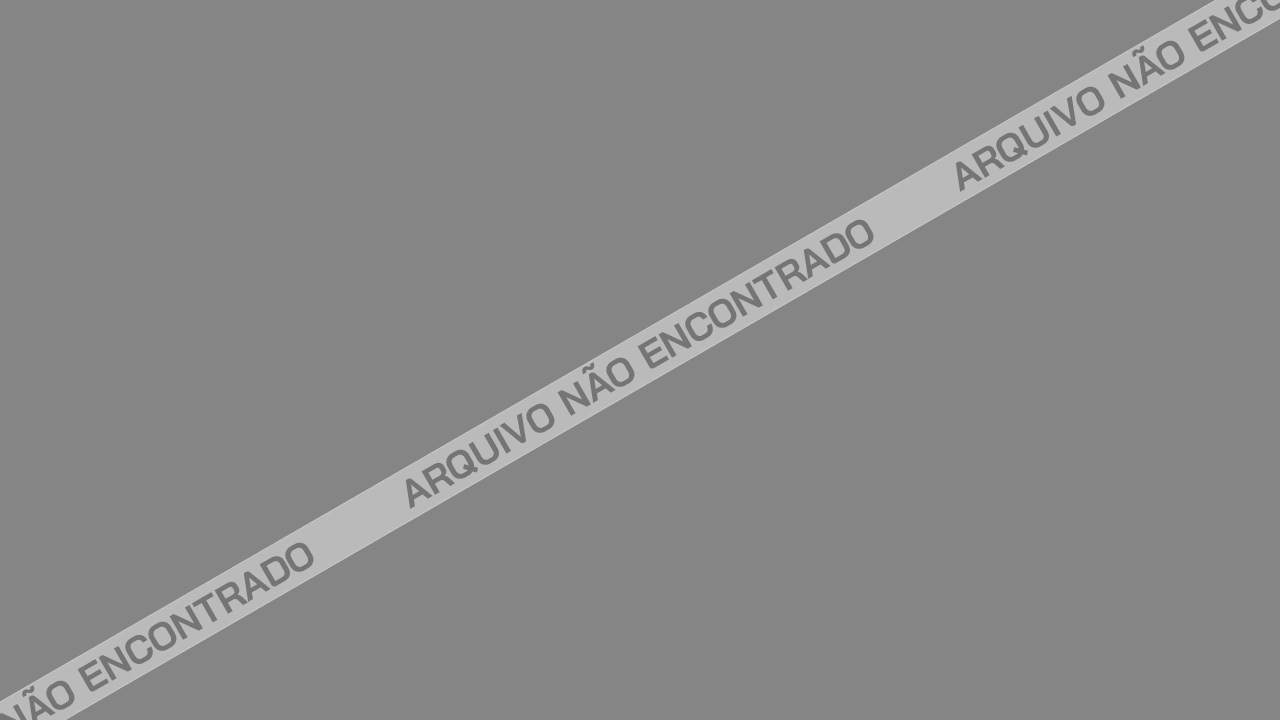
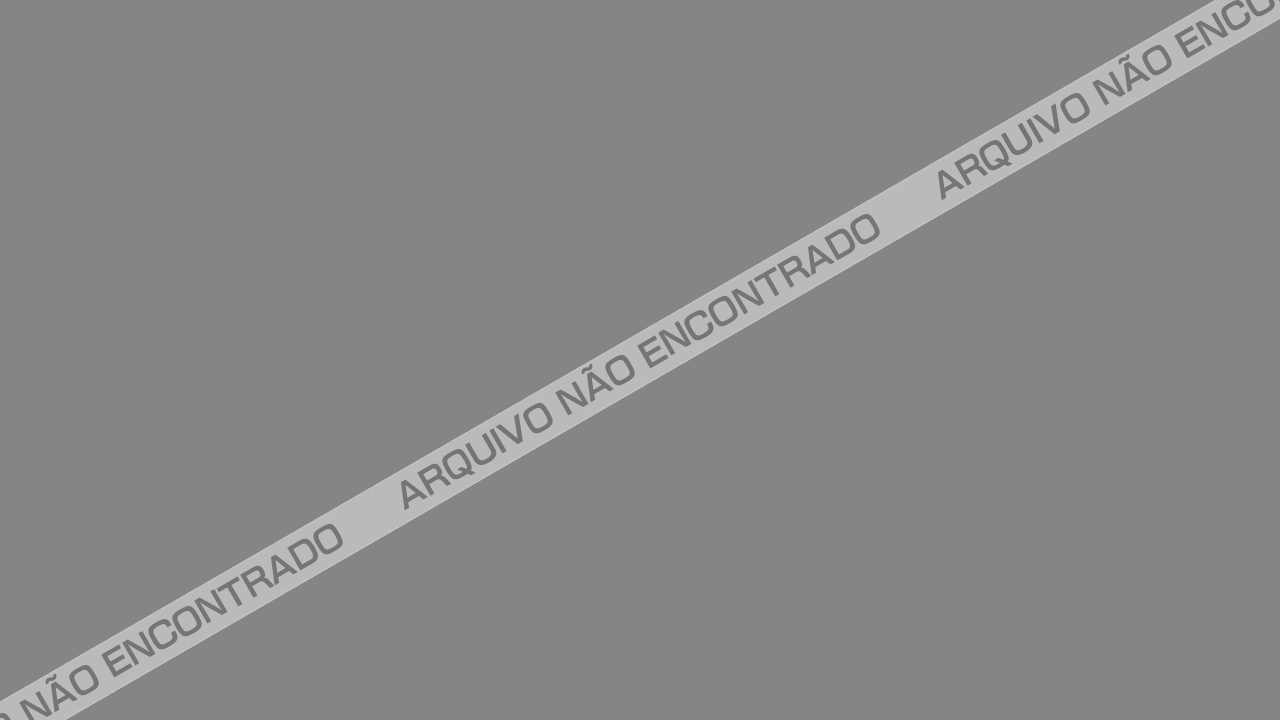
The second 1280px x 720px image is a revision of the first. Changes to its layers:
added layer "SONG_BG_DUMMY" above "ARQUIVO NÃO ENCONTRADO" over [0, 0, 1280, 720]
hid "ARQUIVO NÃO ENCONTRADO" (1st of 3) over [955, 0, 1280, 192]
hid "ARQUIVO NÃO ENCONTRADO" (2nd of 3) over [0, 542, 314, 720]
hid "ARQUIVO NÃO ENCONTRADO" (3rd of 3) over [405, 219, 874, 509]
renamed "Camada 2" to "Clean", hid it over [0, 0, 1280, 720]
